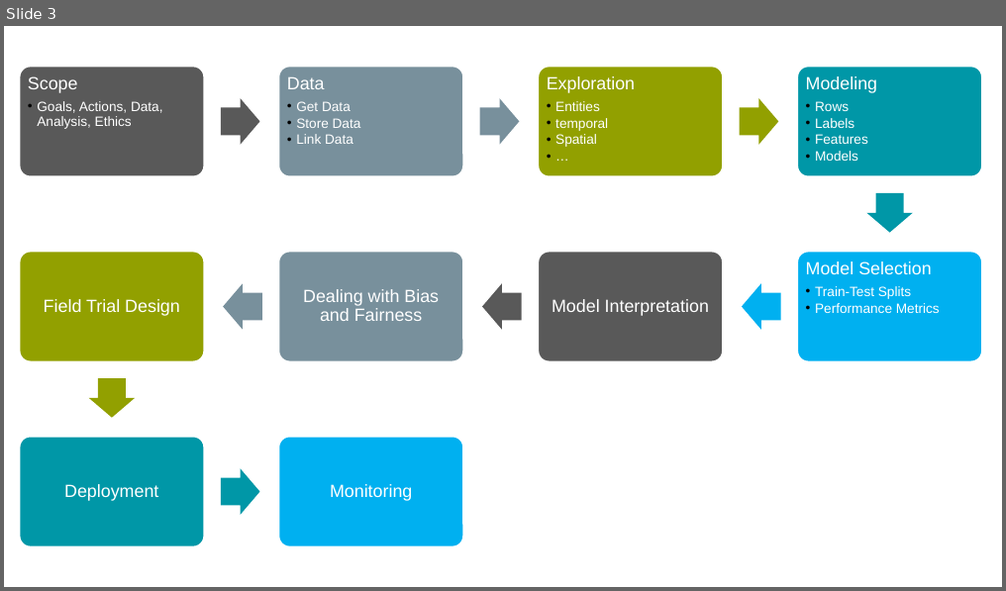
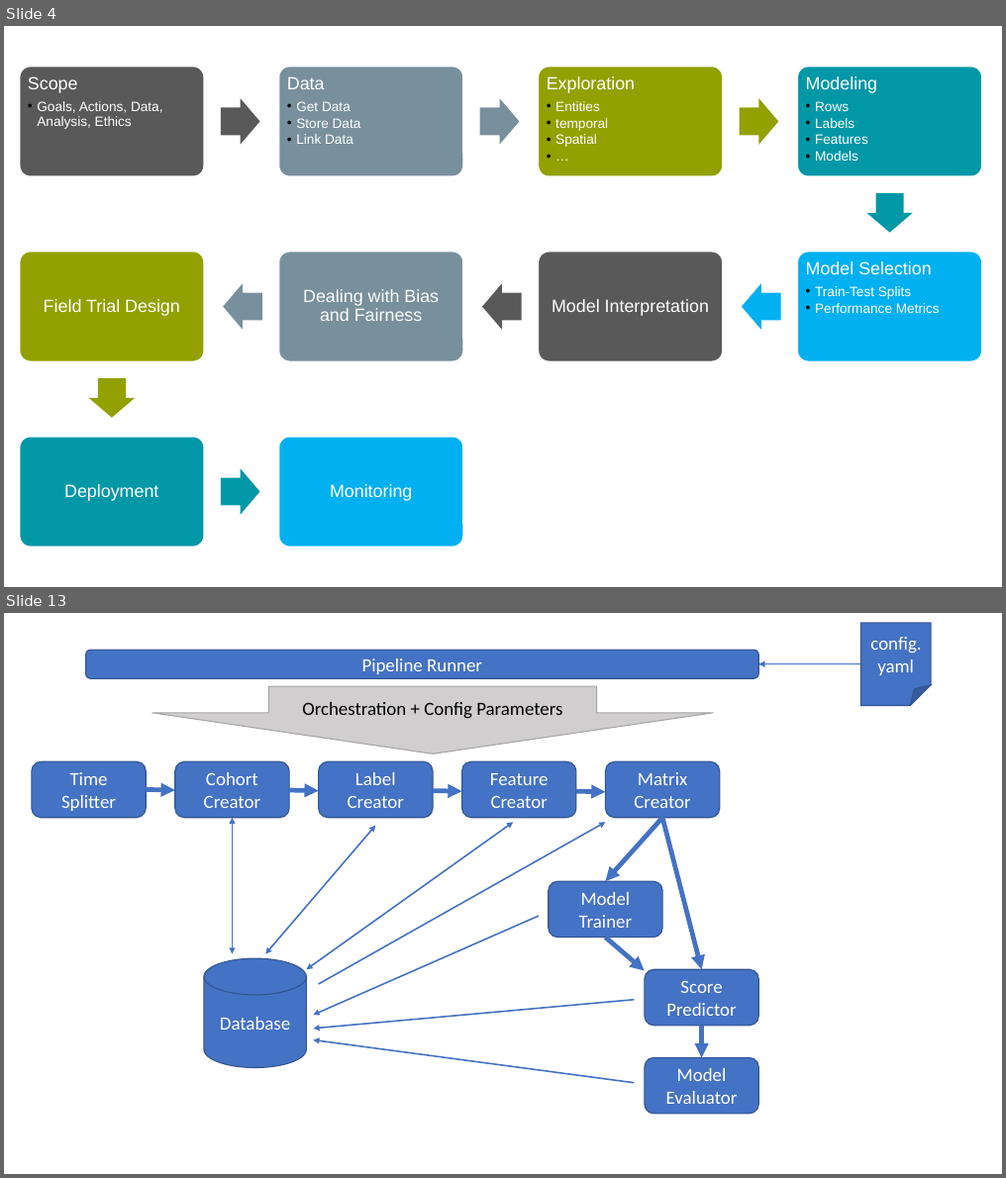
Before and after one commit to dssg/MLinPractice, a slide deck: Lectures/Lecture11-Module1Review.pptx. Shown one above the other, each under a label of ours: slide 3 before the commit, slides 4 and 13 after it; the slides between them are not shown. The pictures are 1006x591 and 1006x1178 pixels, drawn with LibreOffice and Linux fonts; fonts in the diff are those of the drawing. Boxes give left, top, right and bottom in pixels: in the first picture for what was removed or moved away, otherwise in the second. Text is boxed around its words. In the diff, an @@ line names an element or a change of style, - is before the commit and + after.

```diff
--- a/Lectures/Lecture11-Module1Review.pptx
+++ b/Lectures/Lecture11-Module1Review.pptx
@@ slide 13 added at [4, 613, 1002, 1174], background #FFFFFF @@
@@ folded corner added at [861, 623, 931, 706], fill #4472C4, outline #325491 1 pt, 18 pt, text #FFFFFF @@
+config.yaml
@@ rounded rectangle added at [85, 650, 758, 679], fill #4472C4, outline #325491 1 pt, 18 pt, text #FFFFFF @@
+Pipeline Runner
@@ arrow added from (861, 663) to (758, 663), #4472C4 0.5 pt @@
@@ down arrow added at [152, 686, 714, 754], fill #D0CECE, outline #A5A5A5 1 pt, 18 pt, text #000000 @@
+Orchestration + Config Parameters
@@ rounded rectangle added at [32, 761, 147, 818], fill #4472C4, outline #325491 1 pt, 18 pt, text #FFFFFF @@
+Time Splitter
@@ arrow added from (146, 789) to (175, 790), #4472C4 4.5 pt @@
@@ rounded rectangle added at [175, 761, 290, 818], fill #4472C4, outline #325491 1 pt, 18 pt, text #FFFFFF @@
+Cohort Creator
@@ arrow added from (289, 790) to (319, 791), #4472C4 4.5 pt @@
@@ rounded rectangle added at [319, 761, 433, 818], fill #4472C4, outline #325491 1 pt, 18 pt, text #FFFFFF @@
+Label Creator
@@ rounded rectangle added at [462, 761, 576, 818], fill #4472C4, outline #325491 1 pt, 18 pt, text #FFFFFF @@
+Feature Creator
@@ rounded rectangle added at [606, 761, 721, 818], fill #4472C4, outline #325491 1 pt, 18 pt, text #FFFFFF @@
+Matrix Creator
@@ double arrow added from (233, 817) to (233, 955), #4472C4 1.5 pt @@
@@ arrow added from (433, 791) to (462, 791), #4472C4 4.5 pt @@
@@ arrow added from (576, 791) to (606, 792), #4472C4 4.5 pt @@
@@ arrow added from (662, 817) to (606, 881), #4472C4 4.5 pt @@
@@ arrow added from (662, 817) to (702, 970), #4472C4 4.5 pt @@
@@ double arrow added from (375, 826) to (265, 955), #4472C4 1.5 pt @@
@@ double arrow added from (513, 822) to (307, 970), #4472C4 1.5 pt @@
@@ arrow added from (319, 984) to (606, 822), #4472C4 1.5 pt @@
@@ rounded rectangle added at [548, 881, 662, 938], fill #4472C4, outline #325491 1 pt, 18 pt, text #FFFFFF @@
+Model Trainer
@@ arrow added from (539, 916) to (313, 1015), #4472C4 1.5 pt @@
@@ arrow added from (606, 937) to (645, 970), #4472C4 4.5 pt @@
@@ cylinder added at [204, 959, 307, 1068], fill #4472C4, outline #325491 1 pt, 18 pt, text #FFFFFF @@
+Database
@@ rounded rectangle added at [645, 970, 759, 1026], fill #4472C4, outline #325491 1 pt, 18 pt, text #FFFFFF @@
+Score Predictor
@@ arrow added from (635, 1000) to (313, 1029), #4472C4 1.5 pt @@
@@ arrow added from (702, 1026) to (702, 1058), #4472C4 4.5 pt @@
@@ arrow added from (635, 1083) to (313, 1041), #4472C4 1.5 pt @@
@@ rounded rectangle added at [645, 1058, 759, 1114], fill #4472C4, outline #325491 1 pt, 18 pt, text #FFFFFF @@
+Model Evaluator
@@ what was slide 3 is now slide 4 @@
```
Also in this commit, not shown: 2 slides changed, 17 other slides added.
